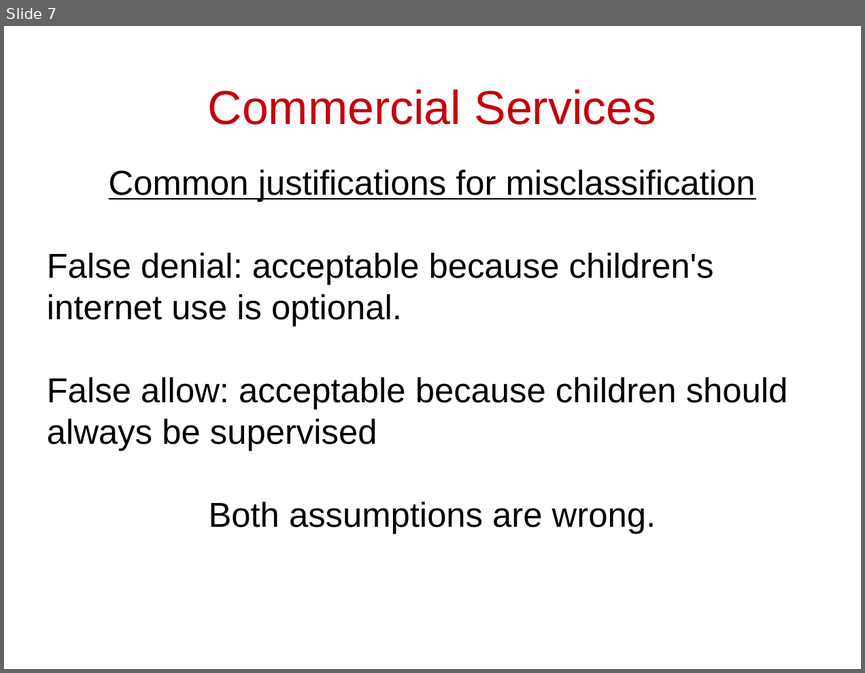
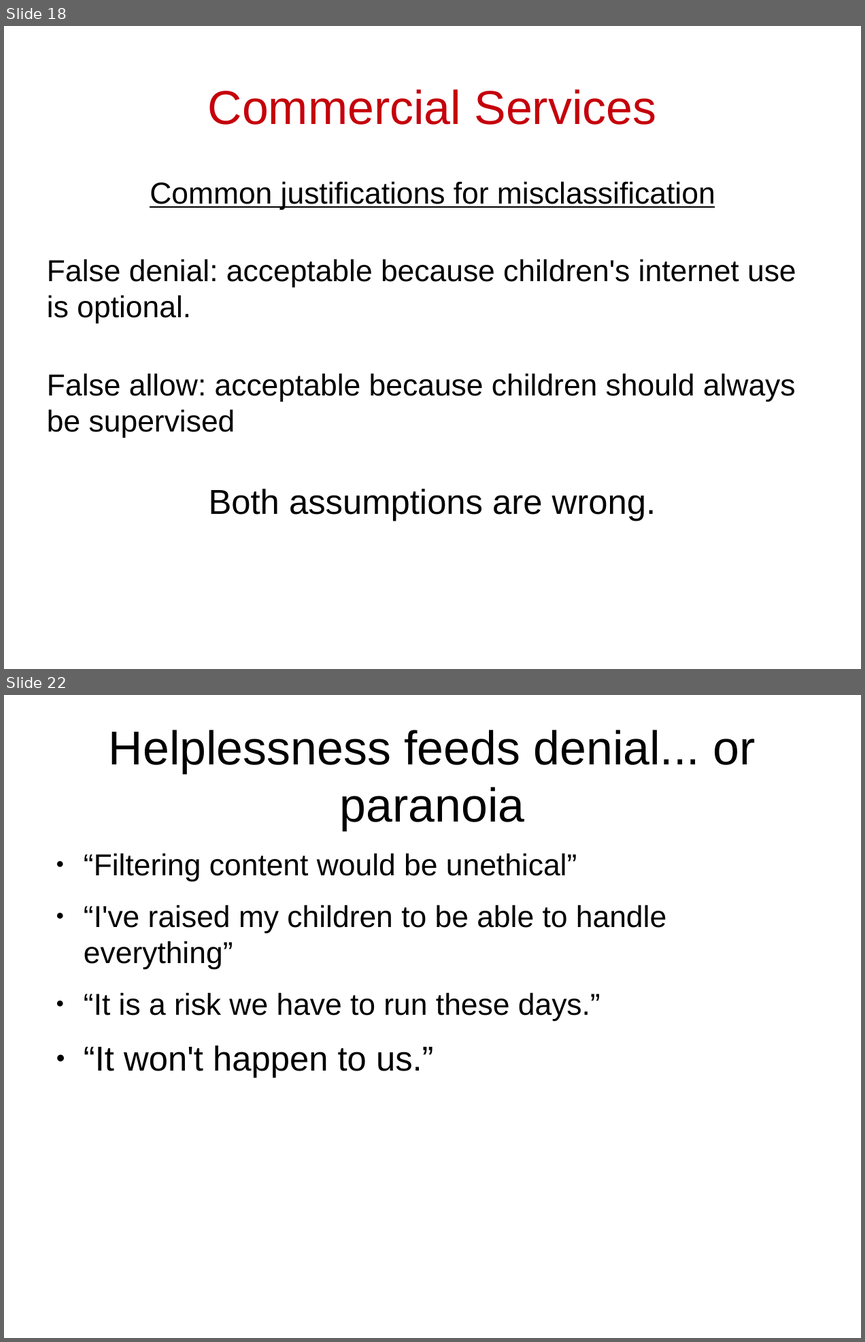
Before and after one commit to cschreiner/kindsicher, a slide deck: proj/presentation_dec09/combined.odp. Shown one above the other, each under a label of ours: slide 7 before the commit, slides 18 and 22 after it; the slides between them are not shown. The pictures are 865x673 and 865x1342 pixels, drawn with LibreOffice and Linux fonts; fonts in the diff are those of the drawing. Boxes give left, top, right and bottom in pixels: in the first picture for what was removed or moved away, otherwise in the second. Text is boxed around its words. In the diff, an @@ line names an element or a change of style, - is before the commit and + after.

```diff
--- a/proj/presentation_dec09/combined.odp
+++ b/proj/presentation_dec09/combined.odp
@@ slide 22 added at <box>4,695,861,1338</box>, background #FFFFFF @@
@@ title added at <box>109,730,755,830</box>, 44 pt, text #000000 @@
+Helplessness feeds denial... or paranoia
@@ text added at <box>84,853,666,1078</box>, 28 pt, text #000000 @@
+● “Filtering content would be unethical”
+● “I've raised my children to be able to handle everything”
+● “It is a risk we have to run these days.”
+● “It won't happen to us.”
@@ what was slide 7 is now slide 18 @@
@@ slide 18 changed as well @@
@@ subtitle at <box>47,181,796,437</box>: size 32 to 28 pt in "Common justifications for misclassification", "False denial: acceptable because children's internet use ...", "False allow: acceptable because children should always ..." @@
```
Also in this commit, not shown: 10 other slides changed, 30 other slides added.
